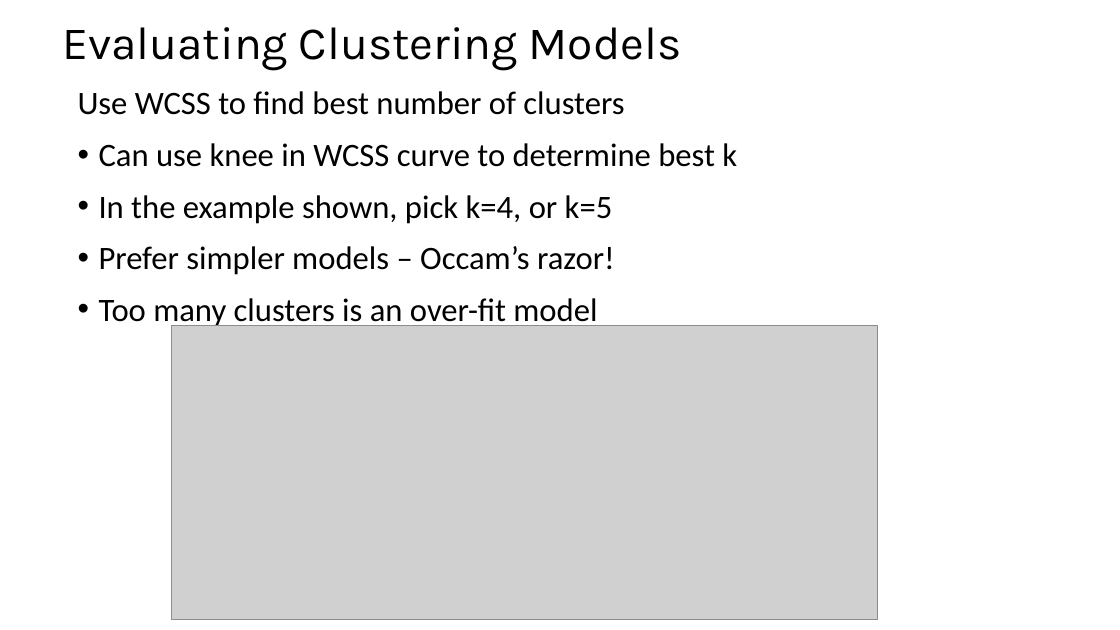
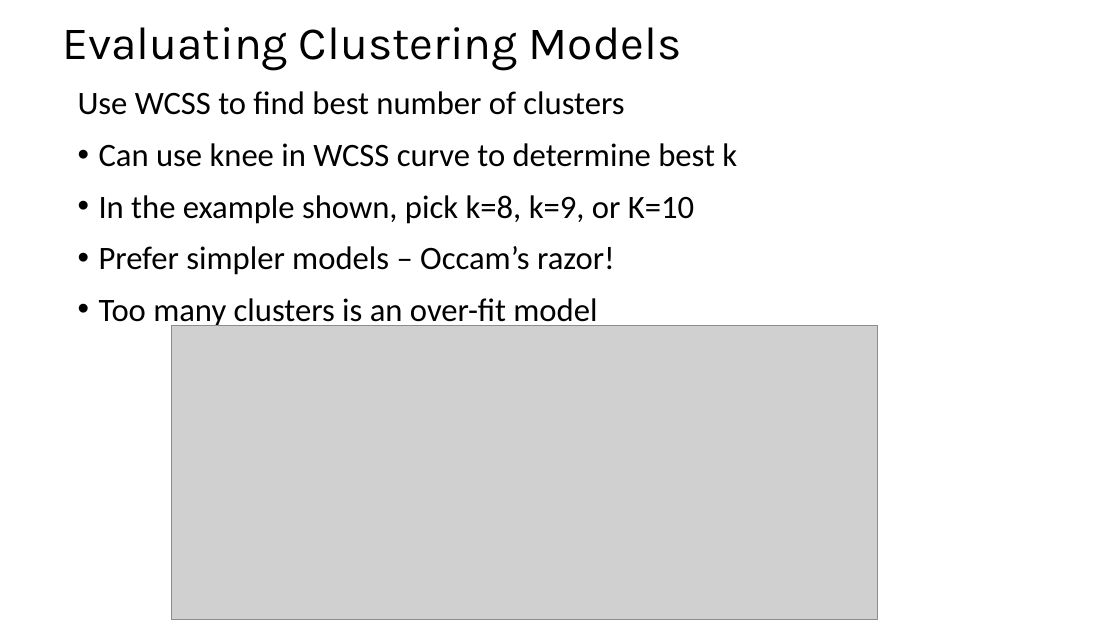
Before and after one commit to StephenElston/CSCI-E-108, a slide deck: slide 31 of slides/9_IntroductionToClustering.pptx (slide 25 before the commit). Drawn at 1120x630 pixels with LibreOffice and Linux fonts; fonts in the diff are those of the drawing; grey boxes stand for pictures. Boxes give left, top, right and bottom in pixels: in the first picture for what was removed or moved away, otherwise in the second. Text is boxed around its words. In the diff, an @@ line names an element or a change of style, - is before the commit and + after.

```diff
--- a/slides/9_IntroductionToClustering.pptx
+++ b/slides/9_IntroductionToClustering.pptx
@@ text at [99,195,694,224]: text changed @@
-• In the example shown, pick k=4, or k=5
+• In the example shown, pick k=8, k=9, or K=10
```
Also in this commit, not shown: 14 other slides changed, 10 slides added.
